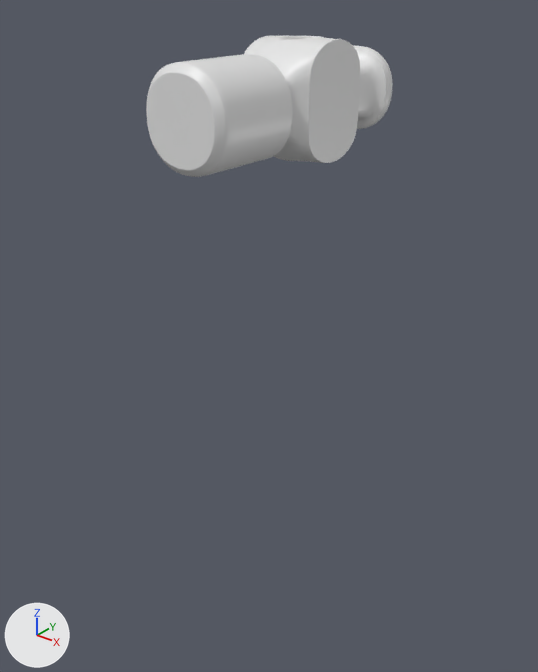
Two versions of the Blender file Blender/TutorialOne.blend, one commit apart.
One viewpoint serves both versions: a camera (50 mm lens) standing at (10.77, -14.61, 2.62) and looking at (-0.75, -0.21, -6.31). Lighting does not change. The marker at lower left points along +X, +Y and +Z.
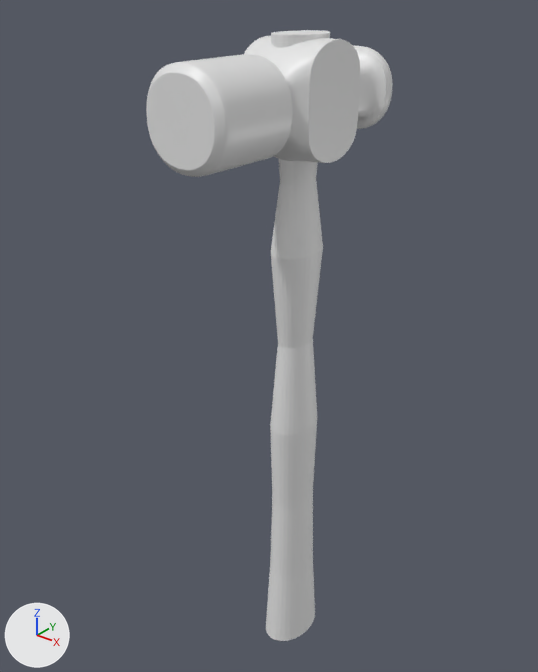
The newer file is also turned or shifted as a whole; pictures and numbers use the older file's frame.

Changed parts and their boxes [x1, y1, x2, y2] in the pictures (538 x 672 px):
'Cylinder', added: after [266, 30, 330, 641]

What the commit changed:
Mesh me_cylinder_004 is new.
It has 352 vertices, 322 faces and spans x -1.21..1.21, y -1.21..1.21, z -1.0..1.0.
Object 'Cylinder' (ob_cylinder) is new; it shows me_cylinder_004.
Its location is (0.0, 0.0, -7.56).
Its scale is (0.568, 0.823, 9.0).
